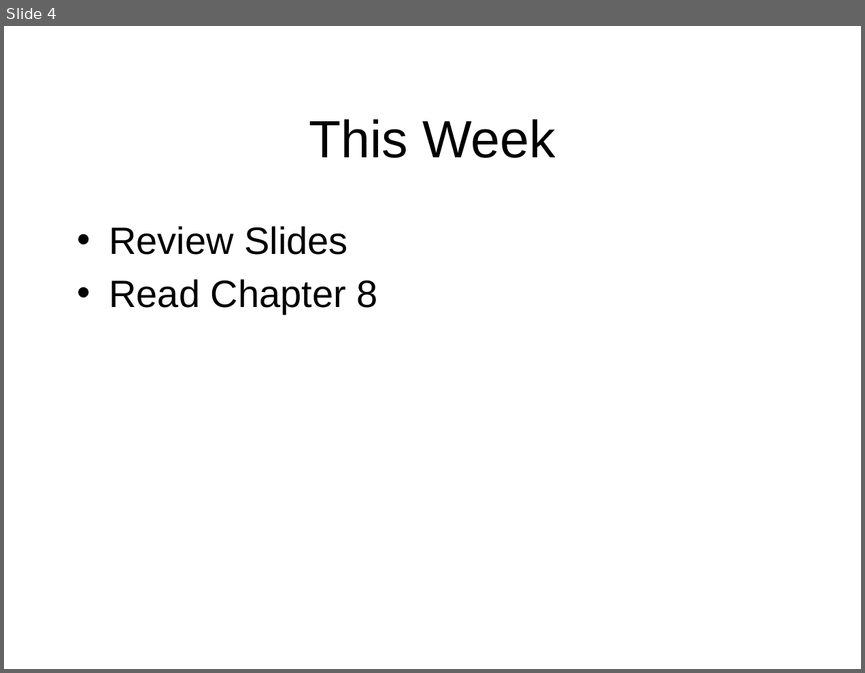
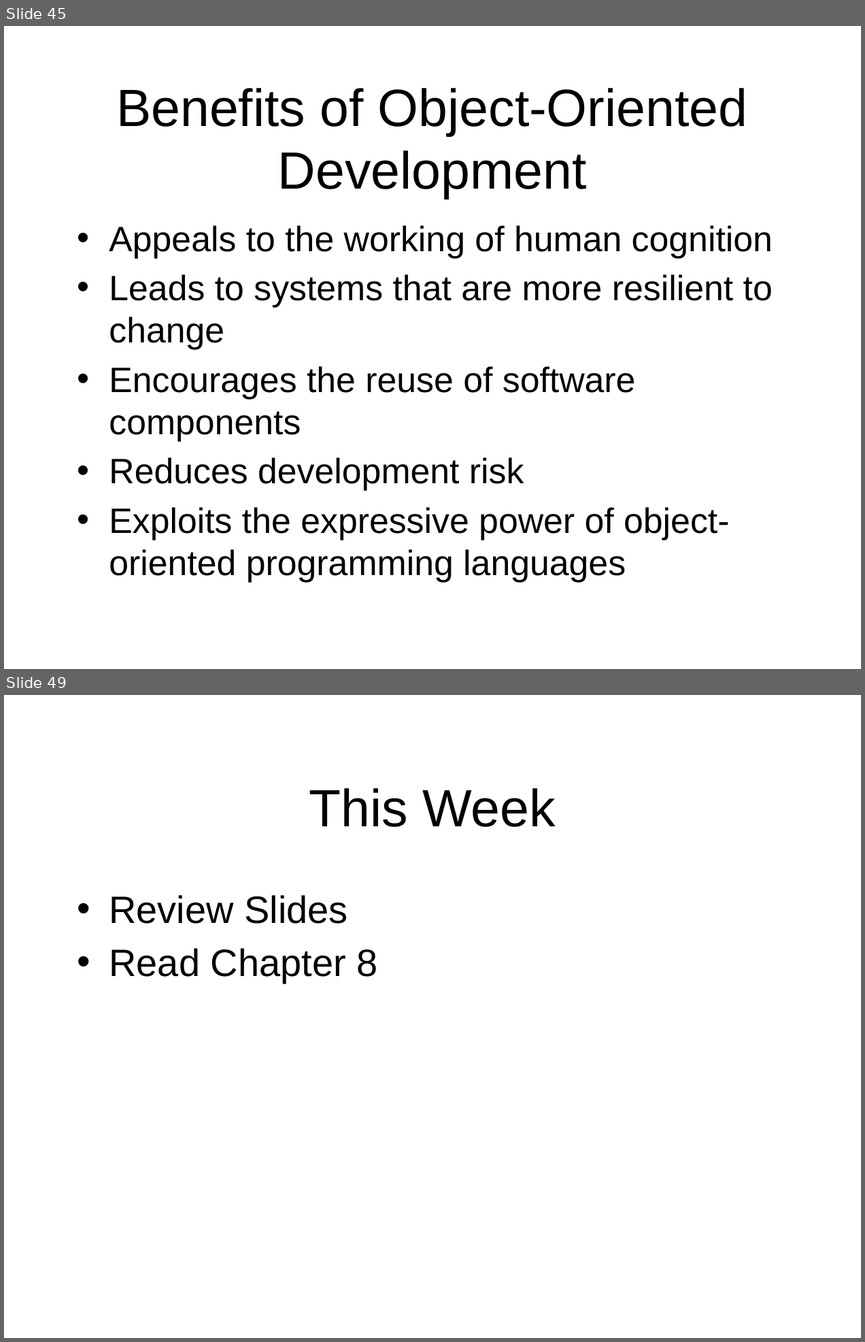
Before and after one commit to octaviordz/zjnu2017.github.io, a slide deck: OOAD/lectures/090--Pragmatics.pptx. Shown one above the other, each under a label of ours: slide 4 before the commit, slides 45 and 49 after it; the slides between them are not shown. The pictures are 865x673 and 865x1342 pixels, drawn with LibreOffice and Linux fonts; fonts in the diff are those of the drawing. Boxes give left, top, right and bottom in pixels: in the first picture for what was removed or moved away, otherwise in the second. Text is boxed around its words. In the diff, an @@ line names an element or a change of style, - is before the commit and + after.

```diff
--- a/OOAD/lectures/090--Pragmatics.pptx
+++ b/OOAD/lectures/090--Pragmatics.pptx
@@ slide 45 added at [4,26,861,669], background #FFFFFF @@
@@ title added at [116,88,747,199], 44 pt, text #000000 @@
+Benefits of Object-Oriented
+Development
@@ text added at [109,225,772,582], 29.6 pt, text #000000 @@
+• Appeals to the working of human cognition
+• Leads to systems that are more resilient to change
+• Encourages the reuse of software components
+• Reduces development risk
+• Exploits the expressive power of object-oriented programming languages
@@ what was slide 4 is now slide 49 @@
```
Also in this commit, not shown: 2 slides changed, 47 other slides added, 7 other files.
